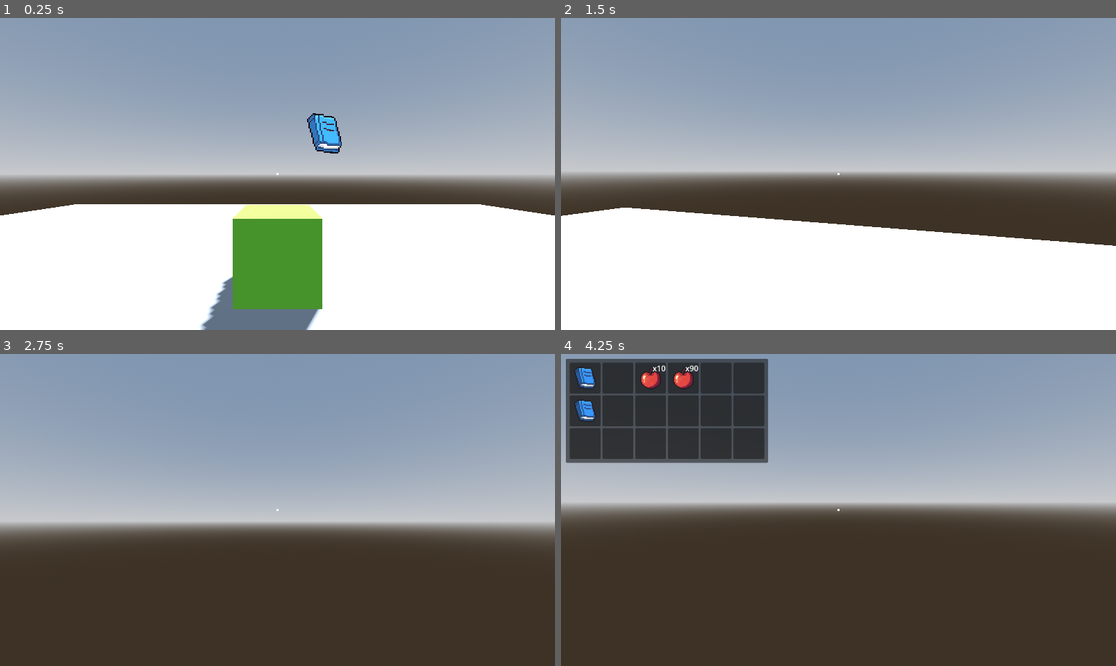
Above: before the commit, frames 1-4 (two rows, left to right).
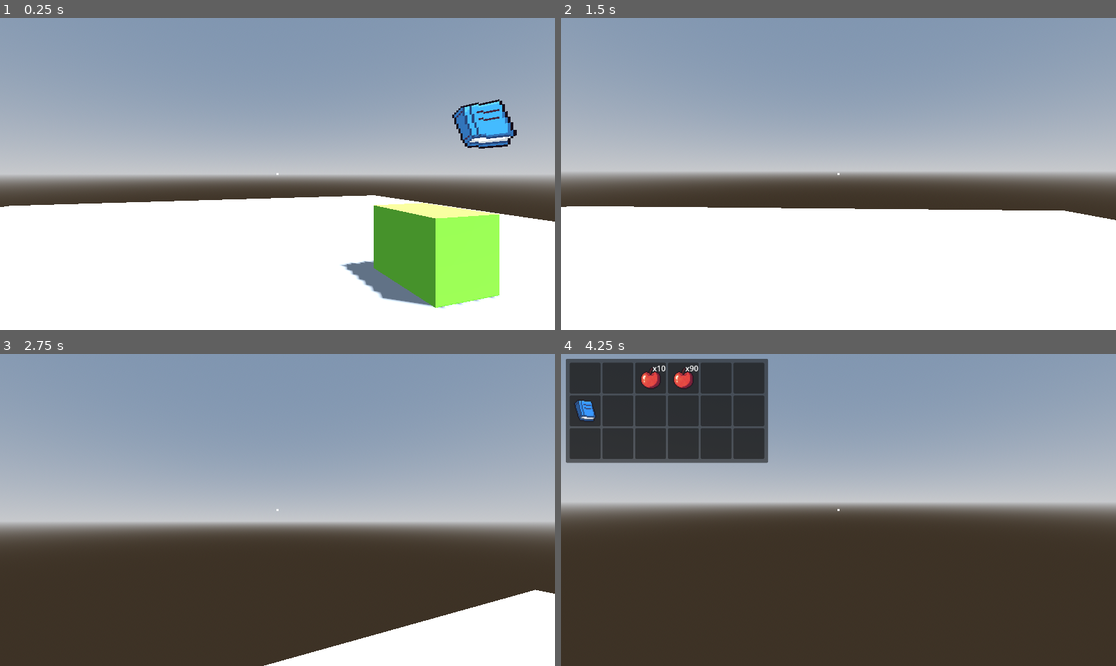
Above: after the commit, the same moments.

Repository: CungSao/InventorySystem
Game: Godot game, scene res://main.tscn
Two runs of this game, one before a commit and one after it. Both use one fixed random seed, a clock stepped at 60 frames per second and the inputs below.
Inputs (mouse positions are in pixels of both pictures, inside the frame that each line leads up to):
- Up to frame 1 (0.25 s): no input
- Up to frame 2 (1.5 s): tap Enter (ui_accept) at 0.5, 0.77 s; move the mouse to (866, 174) at 0.52 s; hold Up (ui_up) from 0.53 s (still down); tap E (interact) at 0.6, 1.35 s; click (866, 174) at 0.67 s; move the mouse to (810, 174) at 1.27 s; click (810, 174) at 1.42 s
- Up to frame 3 (2.75 s): keep holding Up (ui_up); tap Enter (ui_accept) at 1.52 s; move the mouse to (288, 503) at 2.02 s; tap E (interact) at 2.1 s; click (288, 503) at 2.17 s
- Up to frame 4 (4.25 s): keep holding Up (ui_up); move the mouse to (832, 516) at 2.77 s; tap E (interact) at 2.85, 3.6 s; click (832, 516) at 2.92 s; tap Enter (ui_accept) at 3.02, 3.5, 3.77 s; move the mouse to (877, 513) at 3.52 s; click (877, 513) at 3.67 s; tap Tab (inventory) at 4.15 s

The runs differ from the first frame. In frame 1, 18% of the frame differs, in the area x 0-100%, y 26-100%; in frame 2, 5.1%; in frame 3, 6.8%; in frame 4, 0.2%.

Commit message:
Drop When Toggling Inventory 1:00:24

Diff:
--- a/Player.gd
+++ b/Player.gd
@@ -59,3 +59,8 @@
 func interact():
 	if interact_ray.is_colliding():
 		interact_ray.get_collider().player_interact()
+
+
+func get_drop_position() -> Vector3:
+	var direction = -camera.global_transform.basis.z
+	return camera.global_position + direction
--- /dev/null
+++ b/UI/inventory_interface.tscn
@@ -0,0 +1,48 @@
+[gd_scene load_steps=4 format=3 uid="uid://du8hp42wxtsso"]
+
+[ext_resource type="Script" path="res://inventory/InventoryInterface.gd" id="1_7ci4x"]
+[ext_resource type="PackedScene" uid="uid://g88toh8cecoo" path="res://inventory/inventory.tscn" id="2_00dfo"]
+[ext_resource type="PackedScene" uid="uid://d2pxr0bwn4udn" path="res://inventory/slot.tscn" id="3_8v1hj"]
+
+[node name="InventoryInterface" type="Control"]
+visible = false
+layout_mode = 3
+anchors_preset = 15
+anchor_right = 1.0
+anchor_bottom = 1.0
+grow_horizontal = 2
+grow_vertical = 2
+script = ExtResource("1_7ci4x")
+
+[node name="PlayerInventory" parent="." instance=ExtResource("2_00dfo")]
+layout_mode = 0
+offset_left = 10.0
+offset_top = 10.0
+offset_right = 74.0
+offset_bottom = 74.0
+
+[node name="ExternalInventory" parent="." instance=ExtResource("2_00dfo")]
+visible = false
+layout_mode = 1
+anchors_preset = 8
+anchor_left = 0.5
+anchor_top = 0.5
+anchor_right = 0.5
+anchor_bottom = 0.5
+offset_left = -32.0
+offset_top = -32.0
+offset_right = 32.0
+offset_bottom = 32.0
+grow_horizontal = 2
+grow_vertical = 2
+
+[node name="GrabbedSlot" parent="." instance=ExtResource("3_8v1hj")]
+visible = false
+modulate = Color(1, 1, 1, 0.490196)
+self_modulate = Color(1, 1, 1, 0)
+layout_mode = 0
+offset_right = 64.0
+offset_bottom = 64.0
+
+[connection signal="gui_input" from="." to="." method="_on_gui_input"]
+[connection signal="visibility_changed" from="." to="." method="_on_visibility_changed"]
--- a/inventory/InventoryInterface.gd
+++ b/inventory/InventoryInterface.gd
@@ -1,4 +1,6 @@
 extends Control
+
+signal drop_slot_data(slot_data:SlotData)
 
 var grabbed_slot_data:SlotData
 var external_inventory_owner
@@ -59,3 +61,26 @@
 		grabbed_slot.set_slot_data(grabbed_slot_data)
 	else:
 		grabbed_slot.hide()
+
+
+func _on_gui_input(event:InputEvent):
+	if event is InputEventMouseButton \
+			and event.pressed and grabbed_slot_data:
+
+		match event.button_index:
+			MOUSE_BUTTON_LEFT:
+				drop_slot_data.emit(grabbed_slot_data)
+				grabbed_slot_data = null
+			MOUSE_BUTTON_RIGHT:
+				drop_slot_data.emit(grabbed_slot_data.create_single_slot_data())
+				if grabbed_slot_data.quantity < 1:
+					grabbed_slot_data = null
+
+		update_grabbed_slot()
+
+
+func _on_visibility_changed():
+	if not visible and grabbed_slot_data:
+		drop_slot_data.emit(grabbed_slot_data)
+		grabbed_slot_data = null
+		update_grabbed_slot()
--- a/inventory/inventory_data.gd
+++ b/inventory/inventory_data.gd
@@ -24,10 +24,6 @@
 
 	inventory_updated.emit(self)
 	return return_slot_data
-
-	#slot_datas[index] = grabbed_slot_data
-	#inventory_updated.emit(self)
-	#return slot_data
 
 
 func pick_up_slot_data(slot_data:SlotData) -> bool:
--- a/main.gd
+++ b/main.gd
@@ -1,4 +1,6 @@
 extends Node
+
+const PICKUP = preload("res://pickup/pickup.tscn")
 
 @onready var player = $Player
 @onready var inventory_interface = $UI/InventoryInterface
@@ -23,3 +25,10 @@
 		inventory_interface.set_external_inventory(external_inventory_owner)
 	else:
 		inventory_interface.clear_external_inventory()
+
+
+func _on_inventory_interface_drop_slot_data(slot_data):
+	var pick_up = PICKUP.instantiate()
+	pick_up.slot_data = slot_data
+	pick_up.position = player.get_drop_position()
+	add_child(pick_up)
--- a/main.tscn
+++ b/main.tscn
@@ -1,11 +1,9 @@
-[gd_scene load_steps=20 format=3 uid="uid://c4pngr7ad0hjv"]
+[gd_scene load_steps=18 format=3 uid="uid://c4pngr7ad0hjv"]
 
 [ext_resource type="PackedScene" uid="uid://dbmp84630wnf2" path="res://Player.tscn" id="1_hc41y"]
 [ext_resource type="Script" path="res://main.gd" id="1_nj572"]
-[ext_resource type="PackedScene" uid="uid://g88toh8cecoo" path="res://inventory/inventory.tscn" id="2_4lcy2"]
 [ext_resource type="Resource" uid="uid://bsinxtn8wyb8k" path="res://test_inv.tres" id="2_wdbwu"]
-[ext_resource type="Script" path="res://inventory/InventoryInterface.gd" id="4_0uaar"]
-[ext_resource type="PackedScene" uid="uid://d2pxr0bwn4udn" path="res://inventory/slot.tscn" id="6_aeirf"]
+[ext_resource type="PackedScene" uid="uid://du8hp42wxtsso" path="res://UI/inventory_interface.tscn" id="4_7jl8h"]
 [ext_resource type="PackedScene" uid="uid://cr2x7s3kn13hc" path="res://interactable/chest.tscn" id="7_d58br"]
 [ext_resource type="PackedScene" uid="uid://dprxrrv3e750k" path="res://pickup/pickup.tscn" id="8_h2qbt"]
 [ext_resource type="Resource" uid="uid://dp6awpf8ejwep" path="res://item/items/apple.tres" id="9_58dcy"]
@@ -78,49 +76,12 @@
 shape = SubResource("ConcavePolygonShape3D_8in4a")
 
 [node name="Player" parent="." instance=ExtResource("1_hc41y")]
+transform = Transform3D(0.236804, 0, 0.971557, 0, 1, 0, -0.971557, 0, 0.236804, 2.28923, 0, 0)
 inventory_data = ExtResource("2_wdbwu")
 
 [node name="UI" type="CanvasLayer" parent="."]
 
-[node name="InventoryInterface" type="Control" parent="UI"]
-visible = false
-layout_mode = 3
-anchors_preset = 15
-anchor_right = 1.0
-anchor_bottom = 1.0
-grow_horizontal = 2
-grow_vertical = 2
-script = ExtResource("4_0uaar")
-
-[node name="PlayerInventory" parent="UI/InventoryInterface" instance=ExtResource("2_4lcy2")]
-layout_mode = 0
-offset_left = 10.0
-offset_top = 10.0
-offset_right = 74.0
-offset_bottom = 74.0
-
-[node name="ExternalInventory" parent="UI/InventoryInterface" instance=ExtResource("2_4lcy2")]
-visible = false
-layout_mode = 1
-anchors_preset = 8
-anchor_left = 0.5
-anchor_top = 0.5
-anchor_right = 0.5
-anchor_bottom = 0.5
-offset_left = -32.0
-offset_top = -32.0
-offset_right = 32.0
-offset_bottom = 32.0
-grow_horizontal = 2
-grow_vertical = 2
-
-[node name="GrabbedSlot" parent="UI/InventoryInterface" instance=ExtResource("6_aeirf")]
-visible = false
-modulate = Color(1, 1, 1, 0.490196)
-self_modulate = Color(1, 1, 1, 0)
-layout_mode = 0
-offset_right = 64.0
-offset_bottom = 64.0
+[node name="InventoryInterface" parent="UI" instance=ExtResource("4_7jl8h")]
 
 [node name="chest" parent="." instance=ExtResource("7_d58br")]
 transform = Transform3D(1, 0, 0, 0, 1, 0, 0, 0, 1, 0, 0, -2.75578)
@@ -133,3 +94,5 @@
 transform = Transform3D(1, 0, 0, 0, 1, 0, 0, 0, 1, 0.634948, 2.32626, 2.08635)
 script = SubResource("GDScript_2ob3m")
 slot_data = SubResource("Resource_ap8br")
+
+[connection signal="drop_slot_data" from="UI/InventoryInterface" to="." method="_on_inventory_interface_drop_slot_data"]
Not shown, added: note.txt
